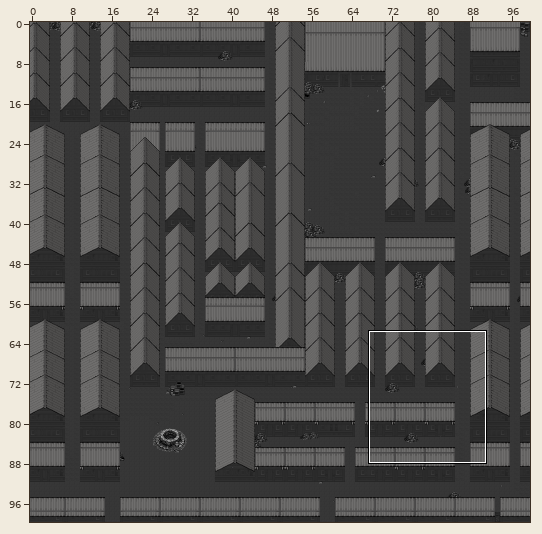
Two states of a Tiled map (JSON), assets/Tiles/beyond.tmj. The first picture is a wide view before the edit; the outline marks the close-up.
Close-up. Before the edit:
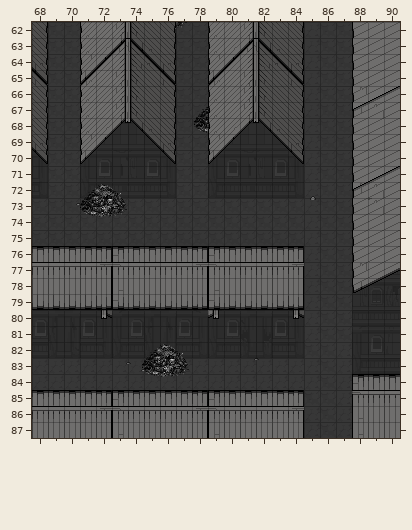
Cells are 16x16 px. Shown: x 68..90, y 62..87. The commit also changed other parts of the map, which this record leaves out.
Now the later version:
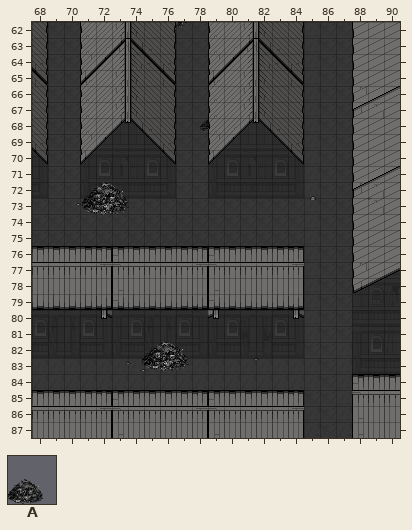
Key: from "กองขยะ": A 368.
Objects are placed by their top-left corner, in cells (3,4 is the top-left corner of cell 3,4); size is 1x1 cell unless given.
Change:
Layer "ขยะ":
changed: A at 78.1,65 size 3.9x4 -> A at 78.5,66.5 size 3.5x2.5
changed: A at 74.9,80.2 size 4x4 -> A at 74.9,80.2 size 4x3.6
